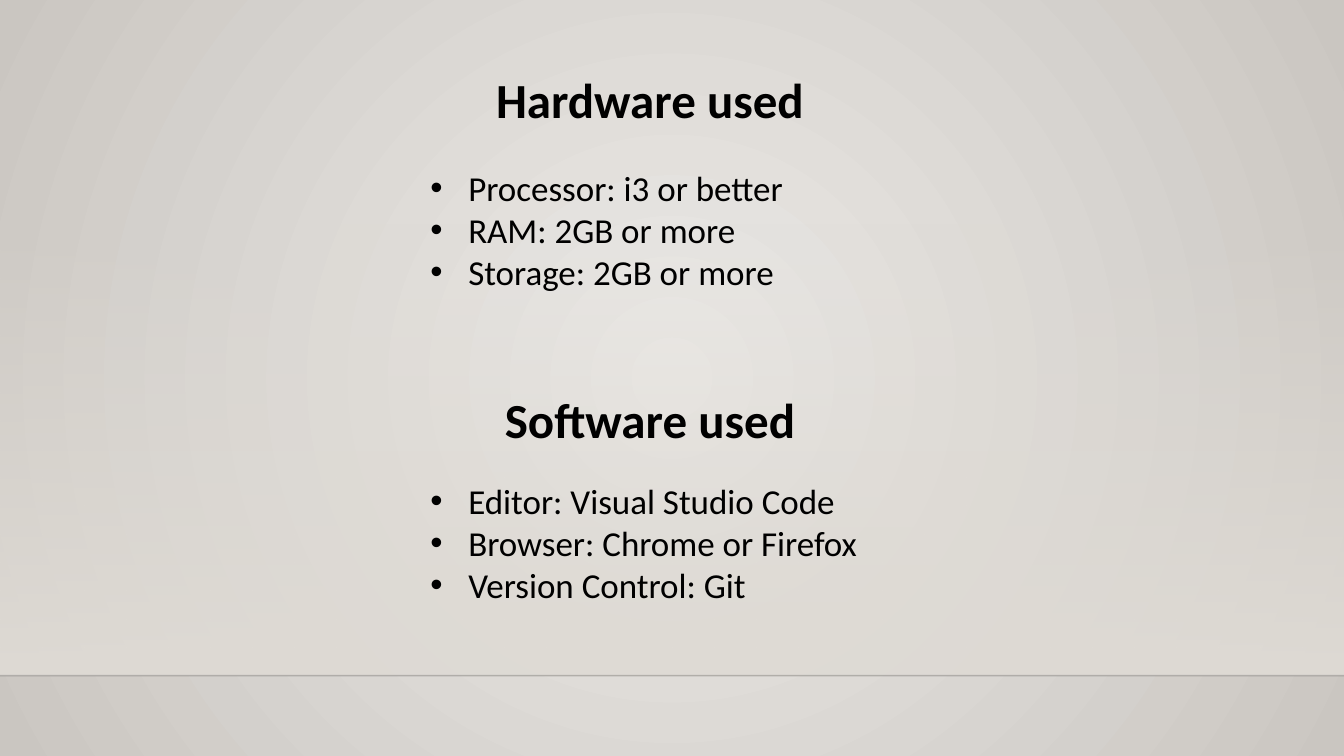
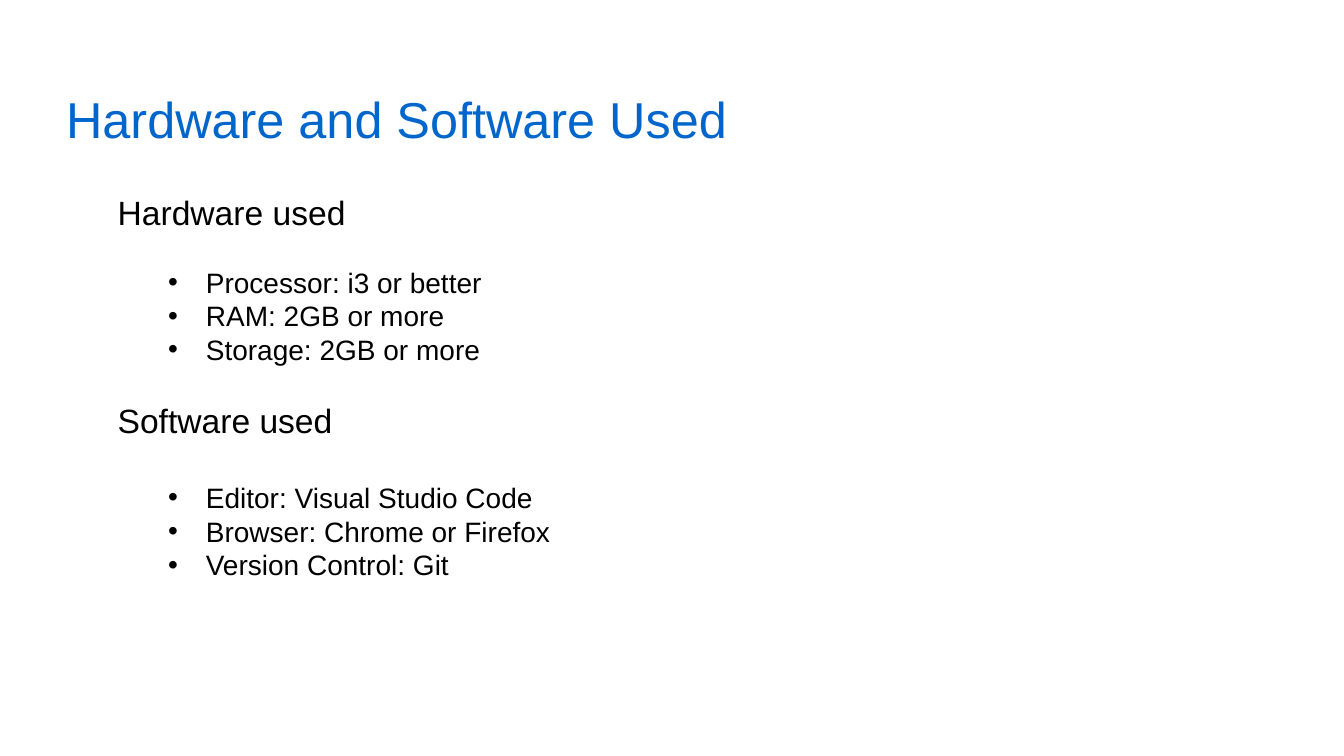
Before and after one commit to Akashdeep-Soni/college-work, a slide deck: slide 7 of College Project/Blog Website with Database/Mini Project Presentation.pptx (slide 5 before the commit). Drawn at 1344x756 pixels with LibreOffice and Linux fonts; fonts in the diff are those of the drawing; background and template pictures are left out. Boxes give left, top, right and bottom in pixels: in the first picture for what was removed or moved away, otherwise in the second. Text is boxed around its words. In the diff, an @@ line names an element or a change of style, - is before the commit and + after.

Commit message:
Add PPT

```diff
--- a/College Project/Blog Website with Database/Mini Project Presentation.pptx
+++ b/College Project/Blog Website with Database/Mini Project Presentation.pptx
@@ background gradient #ECEAE7 to #CAC7C1 to picture (left out) @@
@@ title "Hardware and Software Used" at <box>66,101,727,139</box>: vertical alignment top to middle @@
@@ title at <box>66,101,727,139</box>: text changed; size 35 to 36 pt; font Calibri to Arial; text colour #000000 to #0066CC; bold off @@
-Hardware used
+Hardware and Software Used
@@ text "Hardware used": place and size @@
-text "Hardware used" at <box>468,176,783,291</box>
+text "Hardware used" at <box>118,200,550,576</box>
@@ text at <box>118,200,346,226</box>: paragraph added @@
+Hardware used
@@ rectangle removed at <box>0,223,1344,676</box> @@
@@ text at <box>206,272,482,365</box>: size 25 to 20 pt, font Calibri to Arial in "Processor: i3 or better", "RAM: 2GB or more", "Storage: 2GB or more"; list level 1 to 2 in "Processor: i3 or better"; list level 1 to 2 in "RAM: 2GB or more"; list level 1 to 2 in "Storage: 2GB or more" @@
@@ text at <box>118,408,550,576</box>: paragraphs added @@
+Software used
+  • Editor: Visual Studio Code
+  • Browser: Chrome or Firefox
+  • Version Control: Git
@@ text removed at <box>505,403,795,439</box> @@
-Software used
@@ text removed at <box>468,489,857,599</box> @@
-• Editor: Visual Studio Code
-• Browser: Chrome or Firefox
-• Version Control: Git
@@ line removed from (0, 676) to (1344, 676) @@
```
Also in this commit, not shown: 4 other slides changed, 12 slides added, 2 slides removed.
